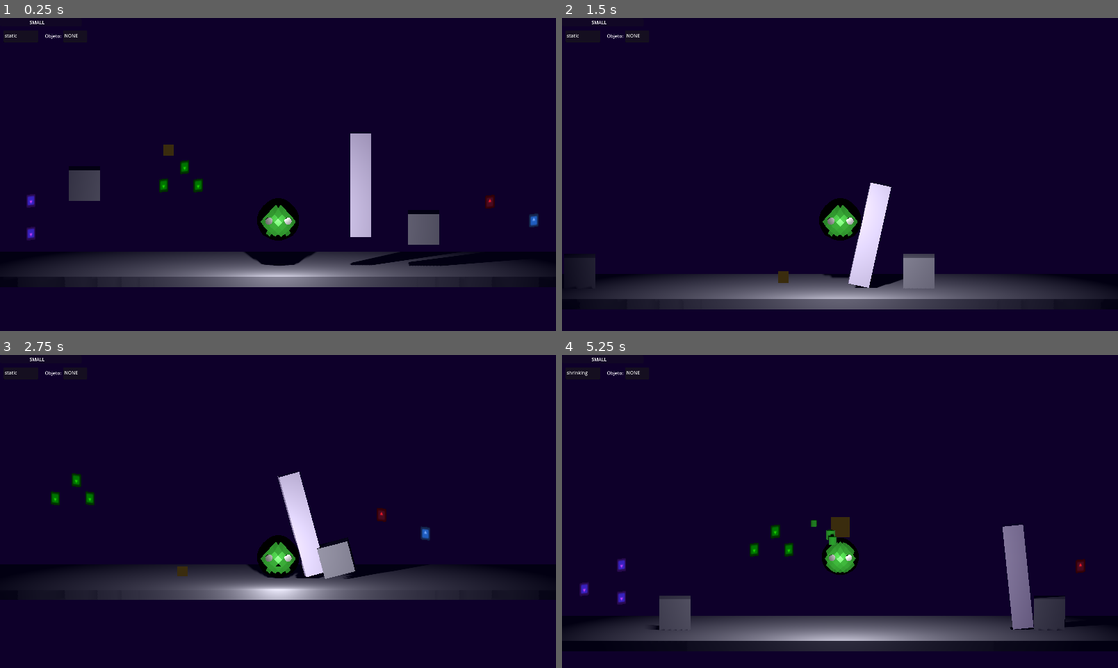
Above: before the commit, frames 1-4 (two rows, left to right).
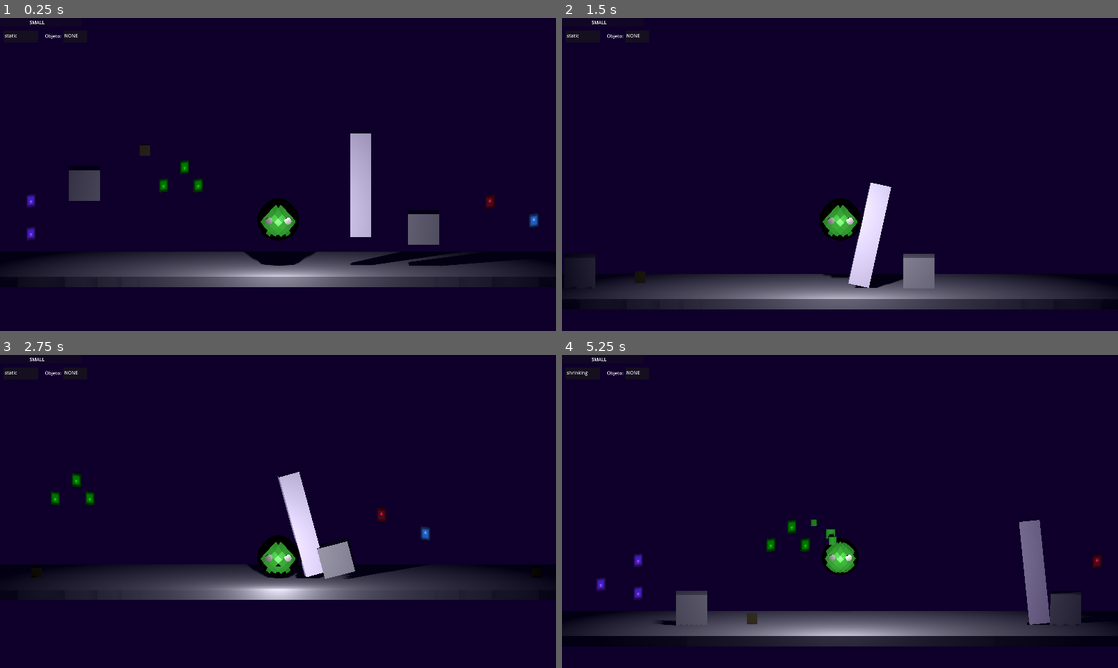
Above: after the commit, the same moments.

Repository: Isaac-Salas/GameOff2023
Game: Godot game, scene res://Levels/LevelTest.tscn
The game is run twice, just before and just after one commit, with the same random seed, the same clock (stepped at 60 frames per second) and the same inputs. The engine's default icon, where the game draws it, is replaced by a stand-in: a white triangle on a blue panel in a dark square.
Inputs:
- Up to frame 1 (0.25 s): no input
- Up to frame 2 (1.5 s): tap Enter (ui_accept) at 0.5 s; hold D (Walk_Right) 0.53-1.28 s; tap E (Interact) at 0.6 s; tap Space (Jump) at 0.77 s; tap Q (Throw) at 0.8, 1.35 s; hold Down (ui_down) from 1.28 s (still down)
- Up to frame 3 (2.75 s): tap Space (Jump) at 1.52 s; tap V at 1.55 s; release Down (ui_down) at 2.03 s; hold D (Walk_Right) from 2.03 s (still down); hold V from 2.03 s (still down); tap E (Interact) at 2.3 s
- Up to frame 4 (5.25 s): release D (Walk_Right) at 2.78 s; release V at 2.78 s; hold Up (ui_up) 2.78-3.53 s; tap W (Grow) at 2.85 s; tap Space (Jump) at 3.02, 3.77, 4.52 s; tap Q (Throw) at 3.05 s; hold V 3.53-4.28 s; hold A (Walk_Left) 3.53-5.03 s; tap E (Interact) at 3.6, 4.55 s; tap Z (Item) at 4.35 s; hold Down (ui_down) from 5.03 s (still down); hold S (Shrink) from 5.03 s (still down)

The runs differ from the first frame. In frame 1, 0.1% of the frame differs, in the area x 25-32%, y 40-44%; in frame 2, 0.1%; in frame 3, less than 0.1%; in frame 4, 7.6%, in the area x 2-98%, y 51-95%.

Commit message:
Some changes
jeje

Diff:
--- /dev/null
+++ b/Levels/Level_0_tutorial.gd
@@ -0,0 +1,11 @@
+extends Node3D
+
+
+# Called when the node enters the scene tree for the first time.
+func _ready():
+	pass # Replace with function body.
+
+
+# Called every frame. 'delta' is the elapsed time since the previous frame.
+func _process(delta):
+	pass
--- a/Levels/Level_0_tutorial.tscn
+++ b/Levels/Level_0_tutorial.tscn
@@ -1,5 +1,6 @@
-[gd_scene load_steps=11 format=3 uid="uid://bllgeqfqfn5us"]
+[gd_scene load_steps=12 format=3 uid="uid://bllgeqfqfn5us"]
 
+[ext_resource type="Script" path="res://Levels/Level_0_tutorial.gd" id="1_cbc7w"]
 [ext_resource type="PackedScene" uid="uid://dmiqo1mi1uic0" path="res://NPCs/SimpleCube.tscn" id="1_e423e"]
 [ext_resource type="PackedScene" uid="uid://dfesb1kbd4d35" path="res://Player/PlayerTest.tscn" id="2_j3s68"]
 [ext_resource type="PackedScene" uid="uid://b8uiphfwfgnq2" path="res://UI/ui.tscn" id="4_hnf06"]
@@ -9,31 +10,10 @@
 [ext_resource type="PackedScene" uid="uid://cx46mlukul3fs" path="res://Pickups/PickObject.tscn" id="8_7dfna"]
 [ext_resource type="PackedScene" uid="uid://dsg7odw1y5gtq" path="res://level_design_objects/Red_Lamp.tscn" id="9_f4su8"]
 [ext_resource type="PackedScene" uid="uid://b06is8e3j18mu" path="res://level_design_objects/Area_Trigger.tscn" id="10_2w7g2"]
-
-[sub_resource type="GDScript" id="GDScript_j1kna"]
-script/source = "extends Node3D
-
-
-# Called when the node enters the scene tree for the first time.
-func _ready():
-	GlobalVar.MinCap = 1
-	GlobalVar.MaxCap = 1
-	$Player.gravity = 8
-	pass # Replace with function body.
-
-
-# Called every frame. 'delta' is the elapsed time since the previous frame.
-func _process(delta):
-	pass
-"
+[ext_resource type="Script" path="res://ScriptsAux/CameraTest.gd" id="10_inqw2"]
 
 [node name="TutorialLevel" type="Node3D"]
-script = SubResource("GDScript_j1kna")
-
-[node name="DirectionalLight3D" type="DirectionalLight3D" parent="."]
-transform = Transform3D(-0.988756, 0.145525, 0.0344005, 0, -0.23005, 0.973179, 0.149535, 0.962237, 0.227463, 0, 7.68146, 5.66573)
-visible = false
-shadow_enabled = true
+script = ExtResource("1_cbc7w")
 
 [node name="Blocks" type="Node3D" parent="."]
 
@@ -50,40 +30,20 @@
 [node name="Player" parent="." instance=ExtResource("2_j3s68")]
 transform = Transform3D(1, 0, 0, 0, 1, 0, 0, 0, 1, -68.7286, 17.2697, 0)
 
-[node name="Camera3D3" type="Camera3D" parent="Player"]
-transform = Transform3D(1, 0, 0, 0, 0.999982, 0.00607368, 0, -0.00607368, 0.999982, 0, 4.16689, 15.2937)
-doppler_tracking = 2
-current = true
-fov = 82.1
-size = 30.0
-near = 0.001
-
-[node name="DirectionalLight3D" type="DirectionalLight3D" parent="Player/Camera3D3"]
-transform = Transform3D(1, 0, 0, 0, 0.999982, -0.00607368, 0, 0.00607368, 0.999982, 0, 0, 0)
-light_energy = 0.05
+[node name="OmniLight3D" type="OmniLight3D" parent="Player"]
+transform = Transform3D(1, 0, 0, 0, 1, 0, 0, 0, 1, 0, 0, 0.137469)
+light_color = Color(0, 1, 0, 1)
+light_energy = 3.18
+light_size = 2.0
+light_specular = 1.0
+light_bake_mode = 1
 shadow_enabled = true
-shadow_transmittance_bias = -0.07
-shadow_blur = 0.5
-sky_mode = 1
-
-[node name="SpotLight3D" type="SpotLight3D" parent="Player/Camera3D3"]
-transform = Transform3D(1, 0, 0, 0, 0.996052, 0.0887726, 0, -0.0887726, 0.996052, 0, 0, 0)
-light_color = Color(0.996078, 1, 0.905882, 1)
-light_energy = 16.0
-light_indirect_energy = 3.83
-light_volumetric_fog_energy = 16.0
-light_specular = 0.0
-shadow_enabled = true
-shadow_reverse_cull_face = true
-spot_range = 40.103
-spot_angle = 59.95
-spot_angle_attenuation = 2.82843
+shadow_blur = 0.05
+omni_range = 31.747
 
 [node name="CanvasLayer" parent="." instance=ExtResource("4_hnf06")]
 
 [node name="Terrain" type="Node3D" parent="."]
-
-[node name="Floor" parent="Terrain" instance=ExtResource("5_kexi1")]
 
 [node name="Wall_Left" parent="Terrain" instance=ExtResource("5_kexi1")]
 transform = Transform3D(4, 0, 0, 0, 50, 0, 0, 0, 10, -100, 25, 2.08165e-12)
@@ -150,7 +110,7 @@
 transform = Transform3D(5, 0, 0, 0, 5, 0, 0, 0, 5, -85.7361, 15.9423, 0)
 
 [node name="Pickable" parent="." instance=ExtResource("8_7dfna")]
-transform = Transform3D(3, 0, 0, 0, 3, 0, 0, 0, 3, -65.0082, 17.851, 0)
+transform = Transform3D(1, 0, 0, 0, 1, 0, 0, 0, 1, -65.0082, 17.851, 0)
 
 [node name="Door" type="Node3D" parent="."]
 transform = Transform3D(-2.18557e-08, 0, -0.5, 0, 0.5, 0, 0.5, 0, -2.18557e-08, 15.545, 13.778, -2.40876)
@@ -167,6 +127,25 @@
 [node name="Trigger" parent="." instance=ExtResource("10_2w7g2")]
 transform = Transform3D(12, 0, 0, 0, 12, 0, 0, 0, 12, 31.1414, 19.6469, 2.08165e-12)
 
+[node name="Camera3D2" type="Camera3D" parent="."]
+transform = Transform3D(1, 0, 0, 0, 0.992546, 0.121869, 0, -0.121869, 0.992546, -39.98, 16.127, 30)
+projection = 1
+current = true
+fov = 157.0
+size = 30.0
+near = 0.001
+script = ExtResource("10_inqw2")
+
+[node name="DirectionalLight3D2" type="DirectionalLight3D" parent="."]
+transform = Transform3D(0.994522, 0.0109262, -0.103956, 0, 0.994522, 0.104528, 0.104528, -0.103956, 0.989074, 0, 0, 0)
+light_color = Color(0.509804, 0.498039, 0, 1)
+light_energy = 0.2
+shadow_enabled = true
+sky_mode = 1
+
+[node name="Pickup" parent="." instance=ExtResource("8_7dfna")]
+transform = Transform3D(1, 0, 0, 0, 1, 0, 0, 0, 1, -58.242, 20.494, 0)
+
 [connection signal="pressed" from="Button" to="Door/Door" method="toggle_door"]
 [connection signal="body_entered" from="Trigger" to="Door/Door" method="_on_trigger_body_entered"]
 [connection signal="entered" from="Trigger" to="Door/Door" method="toggle_door"]
--- /dev/null
+++ b/Pickups/PickObject.gd
@@ -0,0 +1,51 @@
+extends Node3D
+var pickup = false
+
+var player = null
+var root
+
+# Called every frame. 'delta' is the elapsed time since the previous frame.
+func _input(event):
+	if Input.is_key_pressed(KEY_V) and pickup == true:
+		print("pickup desde el objeto")
+
+	if Input.is_key_pressed(KEY_V) and pickup == false:
+		#queue_free()
+		#transform.origin = get_node("Player").transform.origin + Vector3(0,-2,-2)
+		print("release desde el objeto")
+
+func resize():
+#	$.scale = ($MeshInstance3D.scale*Vector3(GlobalVar.sizefactor,GlobalVar.sizefactor,GlobalVar.sizefactor))
+	$Outline.scale = ($MeshInstance3D.scale*Vector3(GlobalVar.sizefactor,GlobalVar.sizefactor,GlobalVar.sizefactor))
+	$MeshInstance3D.scale = ($MeshInstance3D.scale*Vector3(GlobalVar.sizefactor,GlobalVar.sizefactor,GlobalVar.sizefactor))
+	$CollisionShape3D.scale = $CollisionShape3D.scale*Vector3(GlobalVar.sizefactor,GlobalVar.sizefactor,GlobalVar.sizefactor)
+	$Area3D.scale = $Area3D.scale*Vector3(GlobalVar.sizefactor,GlobalVar.sizefactor,GlobalVar.sizefactor)
+
+
+#func colorchange(value):
+#	if value == 1:
+#		var new_color = $MeshInstance3D.mesh.material
+#		#new_color.albedo_color = Color(0, 0, 255)
+		#$Outline.show()
+#	if value == 2:
+#		var new_color = $MeshInstance3D.mesh.material
+#		#new_color.albedo_color = Color(255, 0, 0)
+#		$Outline.hide()
+func toggle_outline():
+	if visible:
+		$Outline.hide()
+	else:
+		$Outline.show()
+
+func _on_area_3d_area_entered(area):
+	toggle_outline()
+#	if area.name == 'ObjectDetect':
+#		$Outline.show()
+	pass
+
+
+func _on_area_3d_area_exited(area):
+	toggle_outline()
+#	if area.name == 'ObjectDetect':
+#		$Outline.hide()
+	pass
--- a/Pickups/PickObject.tscn
+++ b/Pickups/PickObject.tscn
@@ -1,58 +1,15 @@
 [gd_scene load_steps=8 format=3 uid="uid://cx46mlukul3fs"]
 
-[sub_resource type="GDScript" id="GDScript_fibc4"]
-script/source = "extends Node3D
-var pickup = false
+[ext_resource type="Script" path="res://Pickups/PickObject.gd" id="1_u35hg"]
 
-var player = null
-var root
-
-# Called every frame. 'delta' is the elapsed time since the previous frame.
-func _input(event):
-	if Input.is_key_pressed(KEY_V) and pickup == true:
-		print(\"pickup desde el objeto\")
-
-	if Input.is_key_pressed(KEY_V) and pickup == false:
-		#queue_free()
-		#transform.origin = get_node(\"Player\").transform.origin + Vector3(0,-2,-2)
-		print(\"release desde el objeto\")
-
-func resize():
-	$Pickup/Outline.scale = ($Pickup/MeshInstance3D.scale*Vector3(GlobalVar.sizefactor,GlobalVar.sizefactor,GlobalVar.sizefactor))
-	$Pickup/MeshInstance3D.scale = ($Pickup/MeshInstance3D.scale*Vector3(GlobalVar.sizefactor,GlobalVar.sizefactor,GlobalVar.sizefactor))
-	$Pickup/CollisionShape3D.scale = $Pickup/CollisionShape3D.scale*Vector3(GlobalVar.sizefactor,GlobalVar.sizefactor,GlobalVar.sizefactor)
-	$Pickup/Area3D.scale = $Pickup/Area3D.scale*Vector3(GlobalVar.sizefactor,GlobalVar.sizefactor,GlobalVar.sizefactor)
-
-
-#func colorchange(value):
-#	if value == 1:
-#		var new_color = $Pickup/MeshInstance3D.mesh.material
-#		#new_color.albedo_color = Color(0, 0, 255)
-		#$Pickup/Outline.show()
-#	if value == 2:
-#		var new_color = $Pickup/MeshInstance3D.mesh.material
-#		#new_color.albedo_color = Color(255, 0, 0)
-#		$Pickup/Outline.hide()
-
-func _on_area_3d_area_entered(area):
-	$Pickup/Outline.show()
-
-
-func _on_area_3d_area_exited(area):
-	$Pickup/Outline.hide()
-
-"
-
-[sub_resource type="StandardMaterial3D" id="StandardMaterial3D_fdmhs"]
+[sub_resource type="StandardMaterial3D" id="StandardMaterial3D_3nagn"]
 resource_local_to_scene = true
-cull_mode = 1
-shading_mode = 0
 albedo_color = Color(0.227451, 0.176471, 0.0705882, 1)
 grow_amount = 3.33067e-16
 
 [sub_resource type="BoxMesh" id="BoxMesh_30mcy"]
 resource_local_to_scene = true
-material = SubResource("StandardMaterial3D_fdmhs")
+material = SubResource("StandardMaterial3D_3nagn")
 
 [sub_resource type="StandardMaterial3D" id="StandardMaterial3D_jcodq"]
 resource_local_to_scene = true
@@ -70,31 +27,30 @@
 
 [sub_resource type="BoxShape3D" id="BoxShape3D_y2n3i"]
 
-[node name="Pickable" type="Node3D"]
-script = SubResource("GDScript_fibc4")
-
-[node name="Pickup" type="RigidBody3D" parent="."]
+[node name="Pickup" type="RigidBody3D"]
 collision_layer = 7
 collision_mask = 7
 axis_lock_linear_z = true
-linear_velocity = Vector3(10, 0, 0)
+script = ExtResource("1_u35hg")
 
-[node name="MeshInstance3D" type="MeshInstance3D" parent="Pickup"]
+[node name="MeshInstance3D" type="MeshInstance3D" parent="."]
 mesh = SubResource("BoxMesh_30mcy")
 
-[node name="Outline" type="MeshInstance3D" parent="Pickup"]
+[node name="Outline" type="MeshInstance3D" parent="."]
 visible = false
-mesh = SubResource("BoxMesh_5eih2")
+mesh = SubResource("BoxMesh_4di73")
 
-[node name="CollisionShape3D" type="CollisionShape3D" parent="Pickup"]
+[node name="CollisionShape3D" type="CollisionShape3D" parent="."]
 shape = SubResource("BoxShape3D_vhp8x")
 
-[node name="Area3D" type="Area3D" parent="Pickup"]
+[node name="Area3D" type="Area3D" parent="."]
 collision_layer = 4
 collision_mask = 4
 
-[node name="CollisionShape3D" type="CollisionShape3D" parent="Pickup/Area3D"]
+[node name="CollisionShape3D" type="CollisionShape3D" parent="Area3D"]
 shape = SubResource("BoxShape3D_y2n3i")
 
-[connection signal="area_entered" from="Pickup/Area3D" to="." method="_on_area_3d_area_entered"]
-[connection signal="area_exited" from="Pickup/Area3D" to="." method="_on_area_3d_area_exited"]
+[node name="Pickable" type="Node3D" parent="."]
+
+[connection signal="area_entered" from="Area3D" to="Pickable" method="_on_area_3d_area_entered"]
+[connection signal="area_exited" from="Area3D" to="Pickable" method="_on_area_3d_area_exited"]
--- a/Player/PlayerTest.gd
+++ b/Player/PlayerTest.gd
@@ -1,12 +1,11 @@
 extends CharacterBody3D
-var pickname
+var pickedobject = []
 var pos = get_node(".").position
 var pickupinst = preload("res://Pickups/PickObject.tscn")
 var pickinst
 var mundotest
 var startspeed = GlobalVar.SPEED
 var startjump = GlobalVar.JUMP_VELOCITY
-var pickup
 var lastSide = "right"
 
 var stateC = snapped(GlobalVar.MaxCap/6, 0.01)
@@ -105,7 +104,10 @@
 		velocity.x = move_toward(velocity.x, 0, (GlobalVar.SPEED))
 		velocity.z = 0
 
-
+	if pickedobject.size() > 0:
+		pickedobject[0].get_child(1).show()
+	for i in range(1, pickedobject.size()):
+		pickedobject[i].get_child(1).hide()
 
 	move_and_slide()
 
@@ -125,15 +127,14 @@
 	pickinst.transform.origin = Vector3(0,2,0)
 	pickinst.resize()
 	if lastSide == "right":
-		pickinst.get_node("Pickup").linear_velocity = Vector3(20,0,0)
+		pickinst.linear_velocity = Vector3(20,0,0)
 		pickinst.transform.origin = global_position+Vector3((1.65*GlobalVar.sizefactor),0,0)
 	else:
-		pickinst.get_node("Pickup").linear_velocity = Vector3(-20,0,0)
+		pickinst.linear_velocity = Vector3(-20,0,0)
 		pickinst.transform.origin = global_position+Vector3(-(1.65*GlobalVar.sizefactor),0,0)
-	pickinst.get_node("Pickup").freeze = false
-	pickinst.get_node("Pickup/CollisionShape3D").disabled = false
-	pickinst.get_node("Pickup/Area3D").monitoring = true
-	pickup = false
+	pickinst.freeze = false
+	pickinst.get_node("CollisionShape3D").disabled = false
+	pickinst.get_node("Area3D").monitoring = true
 	GlobalVar.objectPicked = false
 	mundotest.add_child(pickinst)
 
@@ -194,19 +195,18 @@
 
 
 func try_pickup():
-	if pickup == true:
+	if pickedobject.size() > 0:
 		pickinst =  pickupinst.instantiate()
 		print("espacio del jugador" + str(pos))
 		print("Espacio del objeto" + str(pickinst.transform.origin))
 		print("pickup desde el player")
 		pickinst.transform.origin = Vector3(0,(1.5*GlobalVar.sizefactor),0)
-		pickinst.get_node("Pickup").freeze = true
-		pickinst.get_node("Pickup/CollisionShape3D").disabled = true
-		pickinst.get_node("Pickup/Area3D").monitoring = false
-		pickup = false
+		pickinst.freeze = true
+		pickinst.get_node("CollisionShape3D").disabled = true
+		pickinst.get_node("Area3D").monitoring = false
 		GlobalVar.objectPicked = true
 		$MeshInstance3D.add_child(pickinst)
-		get_parent_node_3d().remove_child(pickname)
+		get_parent_node_3d().remove_child(pickedobject[0])
 		if mundotest != null:
 			mundotest.remove_child(pickinst)
 
@@ -226,10 +226,9 @@
 		pickinst =  pickupinst.instantiate()
 		#Itemsize*sizefactor
 		pickinst.transform.origin = Vector3(0,2,0)
-		pickinst.get_node("Pickup").freeze = false
-		pickinst.get_node("Pickup/CollisionShape3D").disabled = false
-		pickinst.get_node("Pickup/Area3D").monitoring = true
-		pickup = false
+		pickinst.freeze = false
+		pickinst.get_node("CollisionShape3D").disabled = false
+		pickinst.get_node("Area3D").monitoring = true
 		pickinst.resize()
 		GlobalVar.objectPicked = false
 		if lastSide == "right":
@@ -240,20 +239,13 @@
 		mundotest.add_child(pickinst)
 
 
-
+var inside_count = 0
 func _on_object_detect_body_entered(body):
-	if body.name == "Pickup":
-		pickname = body.get_parent_node_3d()
-		#print (pickname.name)
-		#print("Assin")
-		pickup = true
+	pickedobject.push_front(body)
 
 func _on_object_detect_body_exited(body):
-	if body.name == "Pickup":
-		pickname = body.get_parent_node_3d()
-		#print (pickname.name)
-		#print("Assout")
-		pickup = false
+	body.get_child(1).hide()
+	pickedobject.erase(body)
 
 
 func _on_rigid_body_3d_body_entered(body):
--- a/Player/PlayerTest.tscn
+++ b/Player/PlayerTest.tscn
@@ -65,6 +65,8 @@
 shape = SubResource("CapsuleShape3D_b827x")
 
 [node name="ObjectDetect" type="Area3D" parent="."]
+collision_layer = 4
+collision_mask = 4
 
 [node name="CollisionShape3D" type="CollisionShape3D" parent="ObjectDetect"]
 shape = SubResource("SphereShape3D_u7xq5")
--- a/level_design_objects/Button.tscn
+++ b/level_design_objects/Button.tscn
@@ -15,7 +15,7 @@
 
 [sub_resource type="CylinderMesh" id="CylinderMesh_j5eeq"]
 material = SubResource("StandardMaterial3D_7udn0")
-height = 0.2
+height = 0.1
 radial_segments = 8
 
 [sub_resource type="CylinderShape3D" id="CylinderShape3D_js7wv"]
@@ -121,7 +121,7 @@
 mesh = SubResource("BoxMesh_1l4hn")
 
 [node name="Button" type="MeshInstance3D" parent="."]
-transform = Transform3D(1, 0, 0, 0, 1, 0, 0, 0, 1, 0, 0.136475, 0)
+transform = Transform3D(1, 0, 0, 0, 1, 0, 0, 0, 1, 0, 0.010619, 0)
 mesh = SubResource("CylinderMesh_j5eeq")
 
 [node name="ButCol" type="StaticBody3D" parent="Button"]
Not shown: 1 places in Pickups/PickObject.tscn that only renumber resources
